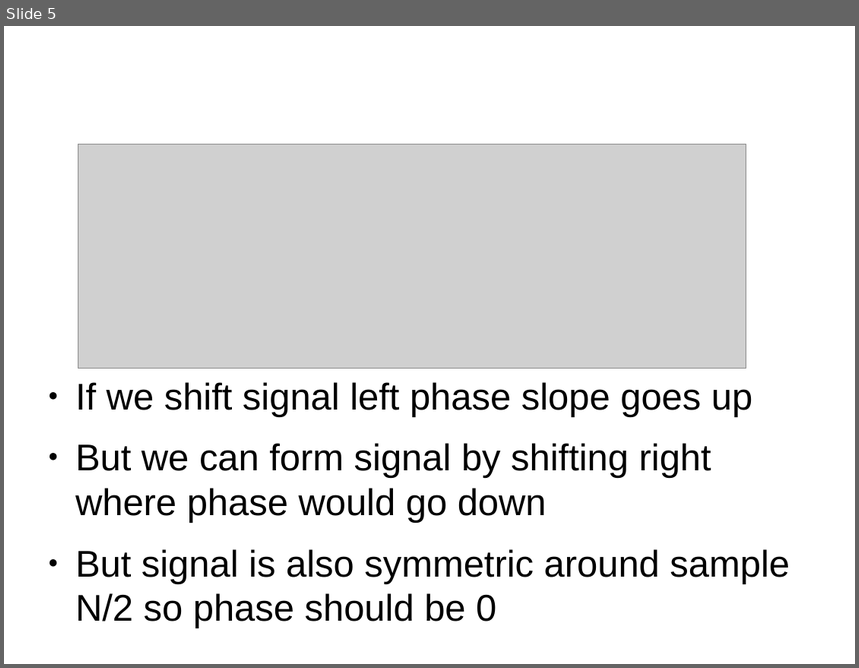
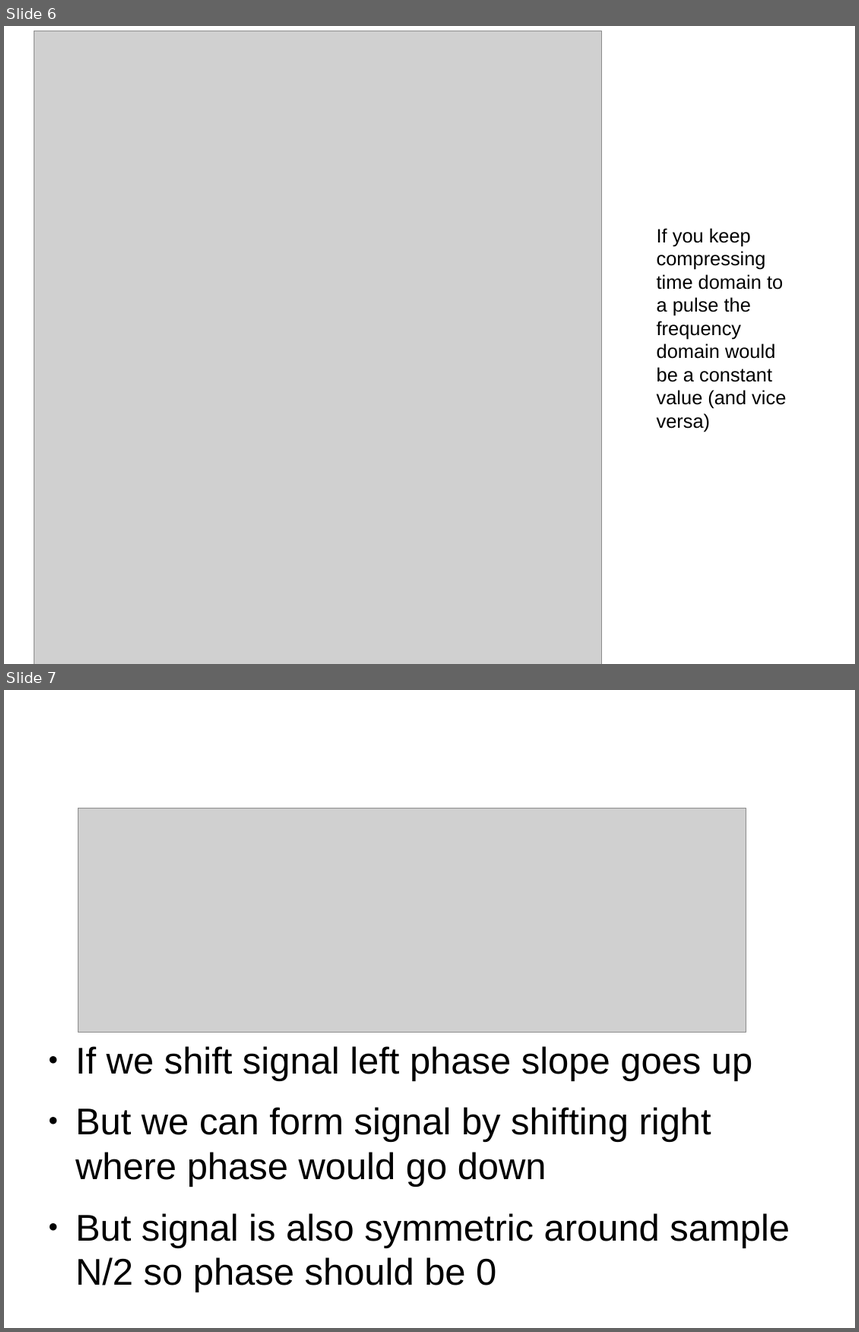
Before and after one commit to ahirapatel/dspguide-stuff, a slide deck: ch10/Notes.odp. Shown one above the other, each under a label of ours: slide 5 before the commit, slides 6 and 7 after it. The pictures are 859x668 and 859x1332 pixels, drawn with LibreOffice and Linux fonts; fonts in the diff are those of the drawing; grey boxes stand for pictures; background and template pictures are left out. Boxes give left, top, right and bottom in pixels: in the first picture for what was removed or moved away, otherwise in the second. Text is boxed around its words. In the diff, an @@ line names an element or a change of style, - is before the commit and + after.

```diff
--- a/ch10/Notes.odp
+++ b/ch10/Notes.odp
@@ slide 6 added at bbox=[4, 26, 855, 664], background #FFFFFF @@
@@ picture added at bbox=[34, 31, 602, 664] @@
@@ text added at bbox=[657, 228, 786, 432], 18 pt, text #000000 @@
+If you keep compressing time domain to a pulse the frequency domain would be a constant value (and vice versa)
@@ what was slide 5 is now slide 7 @@
```
Also in this commit, not shown: 1 slide changed, 6 other slides added, 1 slide removed.
